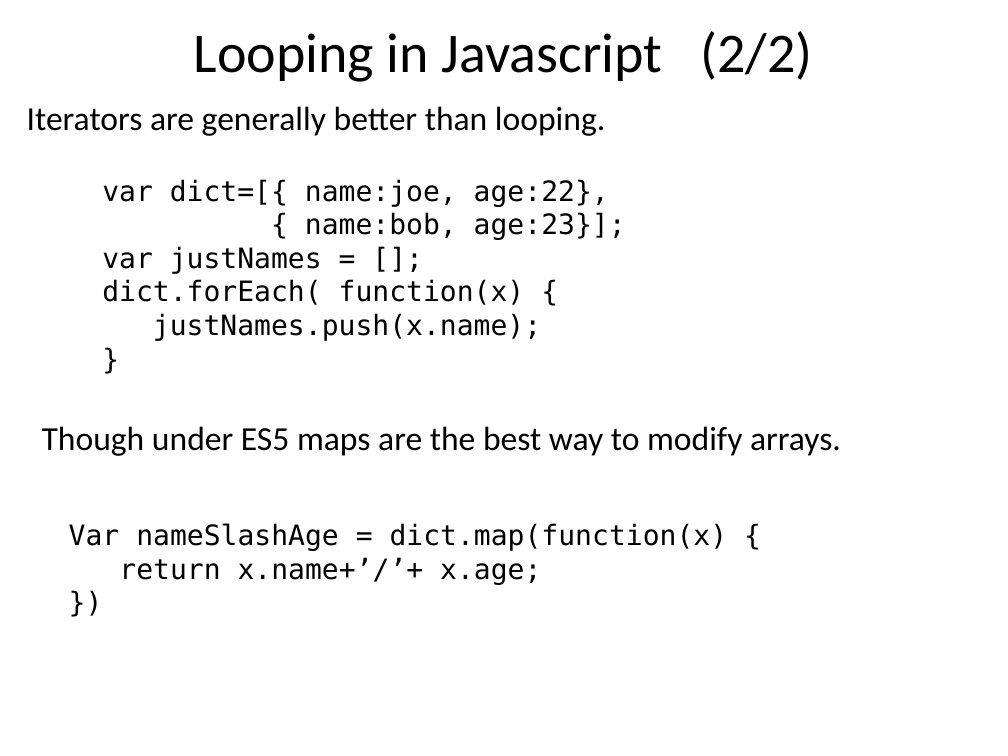
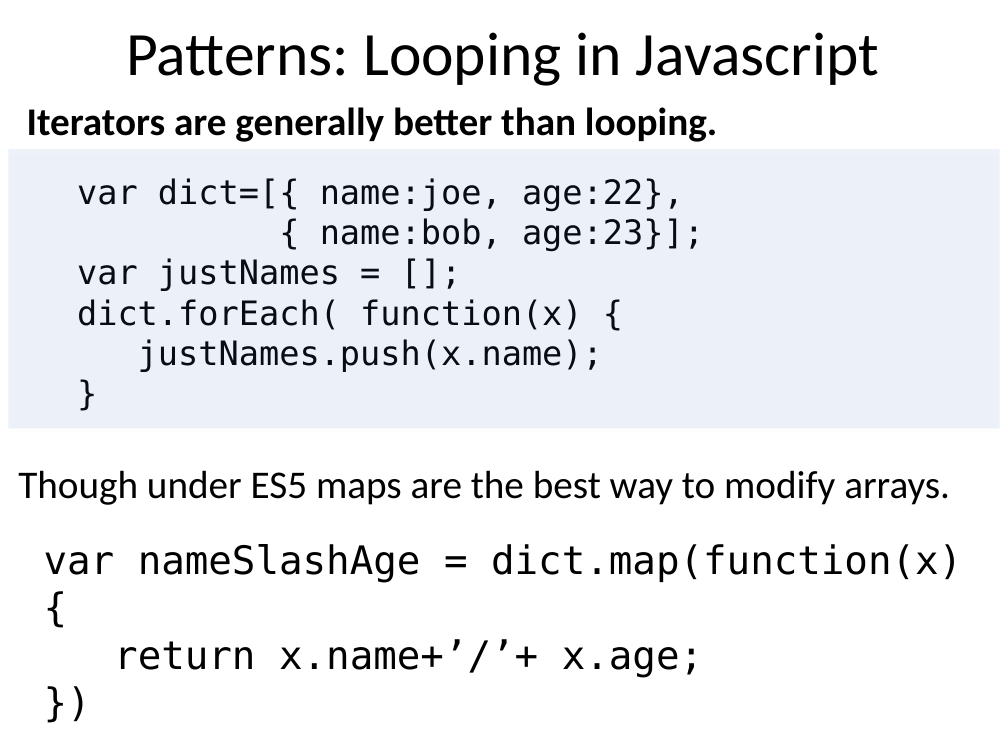
Before and after one commit to benralexander/lv, a slide deck: slide 39 of myD3_latest_c.ppt (slide 36 before the commit). Drawn at 1008x756 pixels with LibreOffice and Linux fonts; fonts in the diff are those of the drawing. Boxes give left, top, right and bottom in pixels: in the first picture for what was removed or moved away, otherwise in the second. Text is boxed around its words. In the diff, an @@ line names an element or a change of style, - is before the commit and + after.

```diff
--- a/myD3_latest_c.ppt
+++ b/myD3_latest_c.ppt
@@ title at [126, 32, 879, 86]: text changed; size 40 to 44 pt @@
-Looping in Javascript (2/2)
+Patterns: Looping in Javascript
@@ text "Iterators are generally better than ..." at [27, 107, 717, 142]: size 24 to 28 pt, bold on @@
@@ rectangle added at [8, 149, 999, 428], fill #4F81BD at 10% opacity @@
@@ text "var dict=[{ name:joe, age:22},": place and size @@
-text "var dict=[{ name:joe, age:22}," at [102, 179, 626, 341]
+text "var dict=[{ name:joe, age:22}," at [77, 178, 704, 372]
@@ text "var dict=[{ name:joe, age:22}," at [77, 178, 704, 372]: size 20 to 24 pt @@
@@ text "Though under ES5 maps are ...": place and size @@
-text "Though under ES5 maps are ..." at [42, 426, 841, 456]
+text "Though under ES5 maps are ..." at [18, 470, 950, 505]
@@ text "Though under ES5 maps are ..." at [18, 470, 950, 505]: size 24 to 28 pt @@
@@ text "var nameSlashAge = dict.map(function(x) {": place and size @@
-text "var nameSlashAge = dict.map(function(x) {" at [69, 523, 728, 585]
+text "var nameSlashAge = dict.map(function(x) {" at [44, 544, 962, 678]
@@ text at [44, 544, 962, 583]: text changed; size 20 to 28 pt @@
-Var nameSlashAge = dict.map(function(x) {
+var nameSlashAge = dict.map(function(x) {
@@ text at [114, 639, 703, 678]: size 20 to 28 pt in "return x.name+’/’+ x.age;", "})" @@
```
Also in this commit, not shown: 32 other slides changed, 9 slides added, 3 slides removed, 7 other files.
